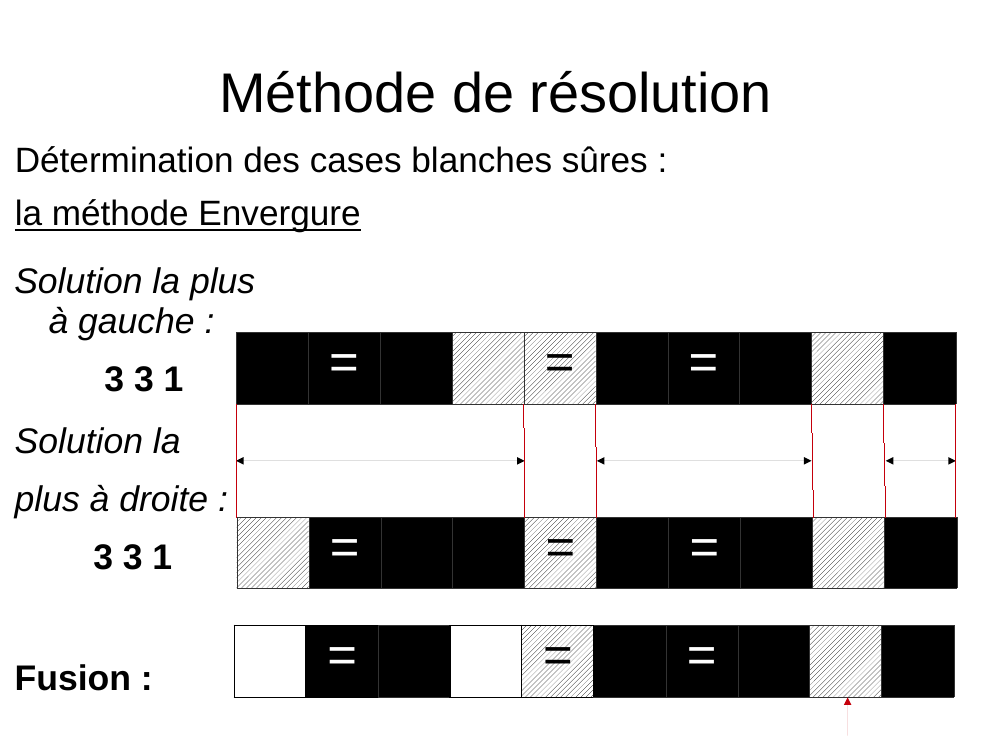
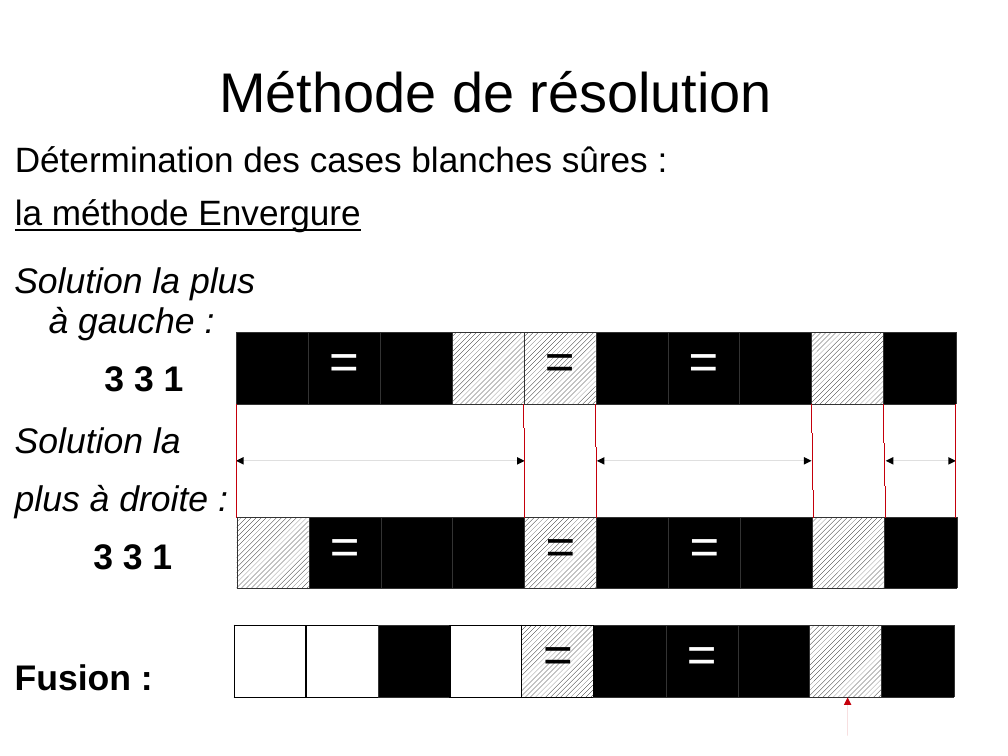
Before and after one commit to benaisc/Picross, a slide deck: slide 32 of Picross.odp. Drawn at 1008x756 pixels with LibreOffice and Linux fonts; fonts in the diff are those of the drawing. Boxes give left, top, right and bottom in pixels: in the first picture for what was removed or moved away, otherwise in the second. Text is boxed around its words. In the diff, an @@ line names an element or a change of style, - is before the commit and + after.

```diff
--- a/Picross.odp
+++ b/Picross.odp
@@ table at <box>234,626,957,698</box> @@
@@ fill #FFFFFF to none in 2 cells @@
@@ fill #000000 to none in row 1, column 2 @@
```
Also in this commit, not shown: 4 other slides changed, 3 slides added, 1 slide removed.
